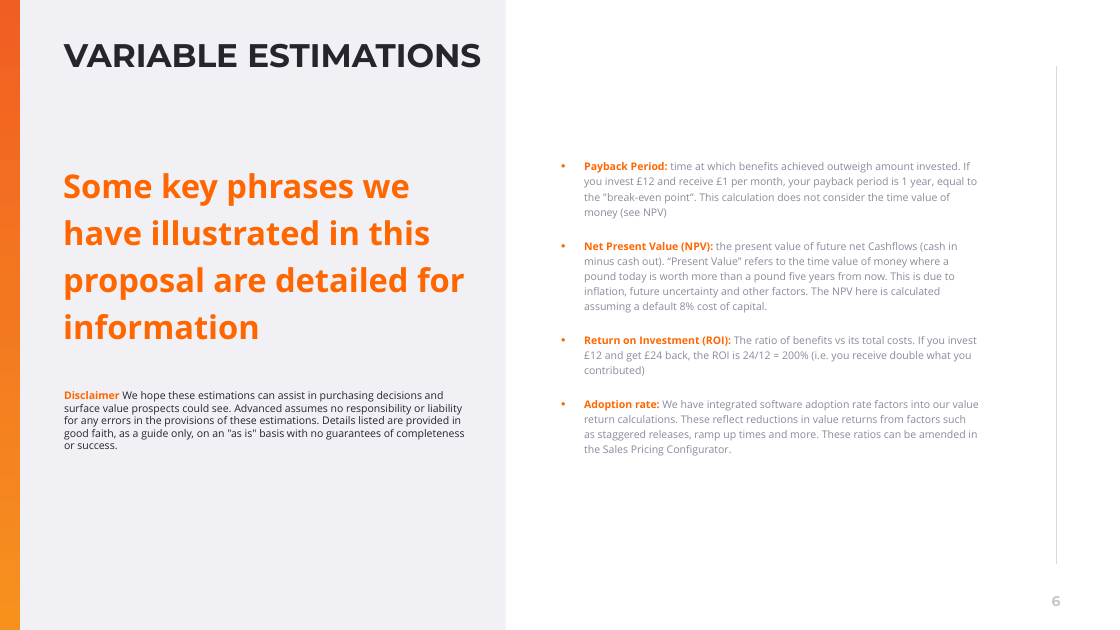
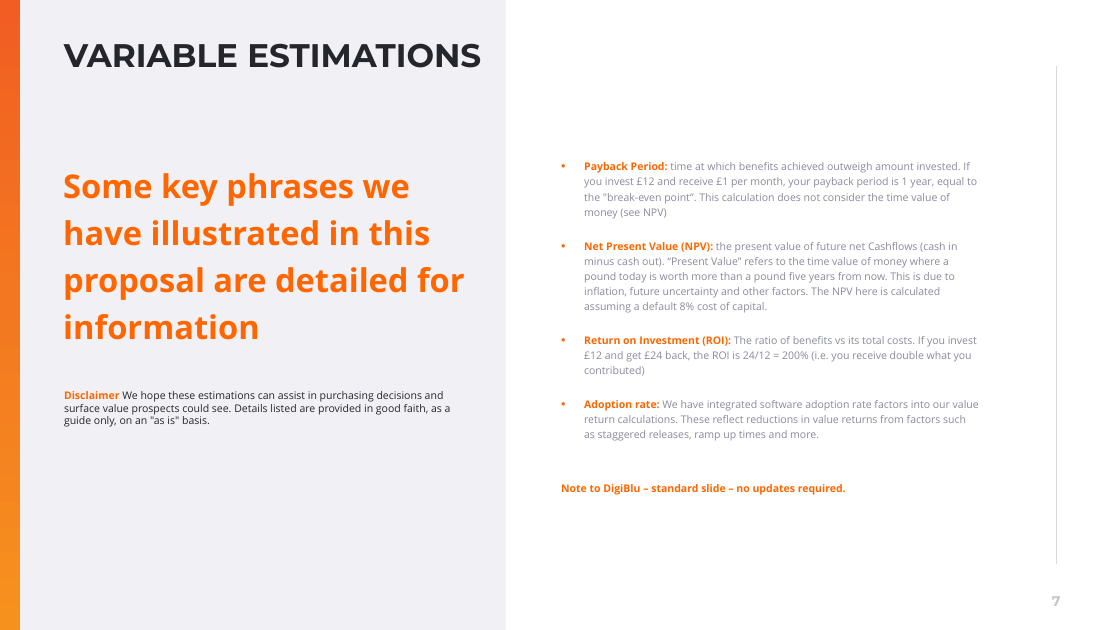
Before and after one commit to muratozdemirpiblo/ppt-api, a slide deck: slide 7 of sales.pptx (slide 6 before the commit). Drawn at 1120x630 pixels with LibreOffice and Linux fonts; fonts in the diff are those of the drawing; background and template pictures are left out. Boxes give left, top, right and bottom in pixels: in the first picture for what was removed or moved away, otherwise in the second. Text is boxed around its words. In the diff, an @@ line names an element or a change of style, - is before the commit and + after.

```diff
--- a/sales.pptx
+++ b/sales.pptx
@@ text at box(64, 391, 451, 427): text changed @@
-Disclaimer We hope these estimations can assist in purchasing decisions and surface value prospects could see. Advanced assumes no responsibility or liability for any errors in the provisions of these estimations. Details listed are provided in good faith, as a guide only, on an "as is" basis with no guarantees of completeness or success.
+Disclaimer We hope these estimations can assist in purchasing decisions and surface value prospects could see. Details listed are provided in good faith, as a guide only, on an "as is" basis.
@@ text at box(584, 400, 979, 441): text changed @@
-• Adoption rate: We have integrated software adoption rate factors into our value return calculations. These reflect reductions in value returns from factors such as staggered releases, ramp up times and more. These ratios can be amended in the Sales Pricing Configurator.
+• Adoption rate: We have integrated software adoption rate factors into our value return calculations. These reflect reductions in value returns from factors such as staggered releases, ramp up times and more.
@@ text added at box(561, 484, 846, 495), 9 pt, text #FF6600, bold @@
+Note to DigiBlu – standard slide – no updates required.
@@ page number at box(1052, 596, 1061, 606): text changed @@
-6
+7
```
Also in this commit, not shown: 3 other slides changed, 1 slide added, 5 other files.
